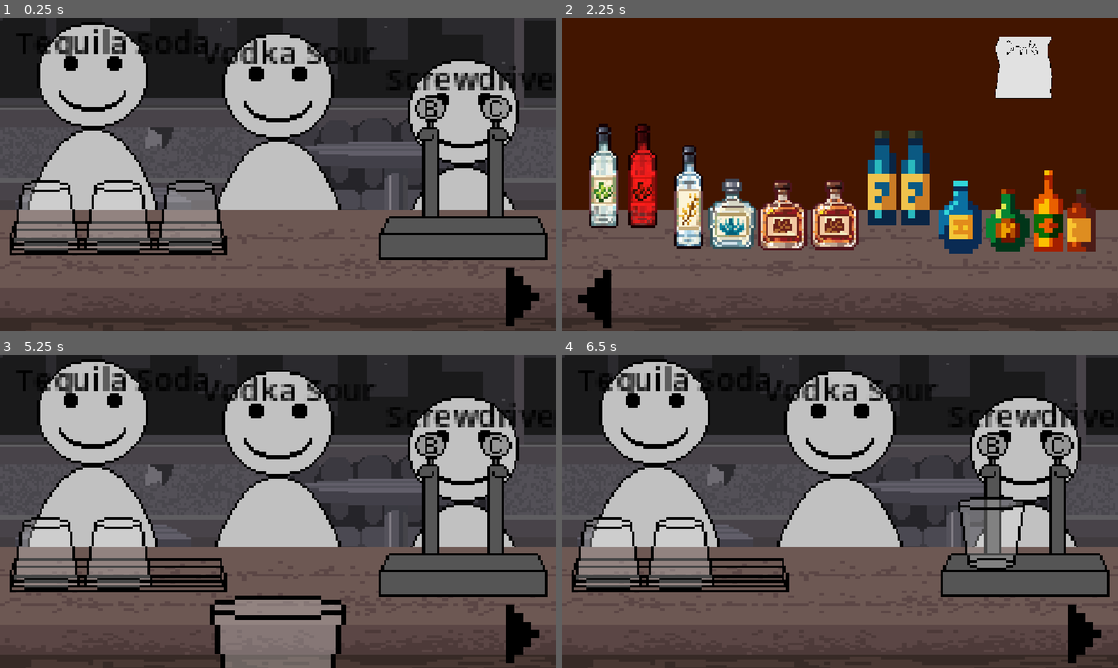
Above: before the commit, frames 1-4 (two rows, left to right).
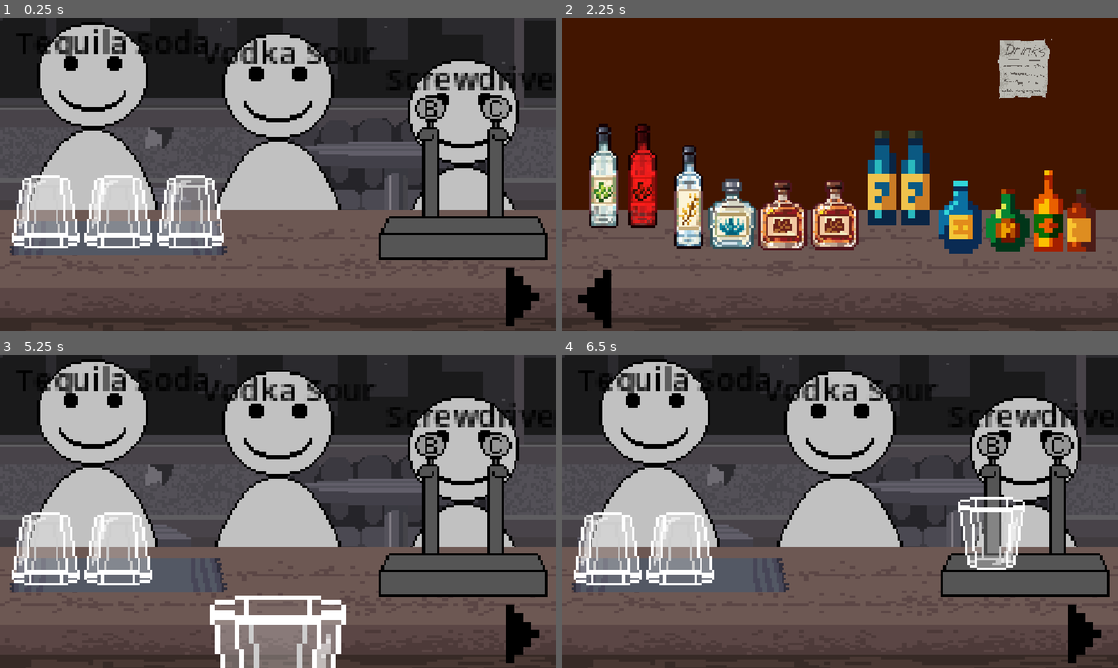
Above: after the commit, the same moments.

Repository: MJw0lf/ShiftGameJam
Game: Godot game, scene res://Scenes/test_scene.tscn
Same seed, same stepped clock (60 frames per second), same inputs: the game is played once before the commit and once after it.
Inputs (mouse positions are in pixels of both pictures, inside the frame that each line leads up to):
- Up to frame 1 (0.25 s): no input
- Up to frame 2 (2.25 s): click (1084, 296) at 0.5 s; click (595, 299) at 1.25 s; click (1084, 296) at 2 s
- Up to frame 3 (5.25 s): click (33, 636) at 2.75 s; click (522, 633) at 3.5 s; click (33, 636) at 4.25 s; tap Enter (ui_accept) at 5 s; move the mouse to (116, 555) at 5.02 s; click (116, 555) at 5.1 s
- Up to frame 4 (6.5 s): tap Enter (ui_accept) at 5.27, 5.75, 6.02 s; move the mouse to (984, 561) at 5.77 s; click (984, 561) at 5.85 s

The runs differ from the first frame. In frame 1, 5.5% of the frame differs, in the area x 1-41%, y 50-76%; in frame 2, 1.9%; in frame 3, 7.9%, in the area x 1-63%, y 50-100%; in frame 4, 6.1%.

Commit message:
updated some placeholders

Diff:
--- a/Objects/drink_menu.tscn
+++ b/Objects/drink_menu.tscn
@@ -1,13 +1,13 @@
 [gd_scene format=3 uid="uid://bttx5dp2tub24"]
 
-[ext_resource type="Texture2D" uid="uid://d1cqtujjdvynd" path="res://Textures/Placeholder/DrinkMenu.png" id="1_4cu80"]
+[ext_resource type="Texture2D" uid="uid://di1euxewnkbus" path="res://Textures/objects/DrinkMenu.png" id="1_a8ayx"]
 [ext_resource type="Script" uid="uid://b5j7pqs0kijh8" path="res://Scripts/drink_menu_controller.gd" id="2_a8ayx"]
 
 [sub_resource type="RectangleShape2D" id="RectangleShape2D_nk0g4"]
 size = Vector2(118, 128)
 
 [node name="DrinkMenu" type="Sprite2D" unique_id=337659513]
-texture = ExtResource("1_4cu80")
+texture = ExtResource("1_a8ayx")
 script = ExtResource("2_a8ayx")
 
 [node name="Area2D" type="Area2D" parent="." unique_id=1069982281]
--- a/Objects/glass.tscn
+++ b/Objects/glass.tscn
@@ -1,8 +1,8 @@
 [gd_scene format=3 uid="uid://b20xoqtvnilm8"]
 
-[ext_resource type="Texture2D" uid="uid://d00qreoucla2g" path="res://Textures/Placeholder/GlassEmpty.png" id="1_x6wxr"]
+[ext_resource type="Texture2D" uid="uid://q6c4ho56unpb" path="res://Textures/objects/GlassEmpty.png" id="1_wdcnx"]
 [ext_resource type="Script" uid="uid://cwhloojxav35f" path="res://Scripts/glass_controller.gd" id="2_wdcnx"]
 
 [node name="GlassEmpty" type="Sprite2D" unique_id=537727585 groups=["Drink"]]
-texture = ExtResource("1_x6wxr")
+texture = ExtResource("1_wdcnx")
 script = ExtResource("2_wdcnx")
--- a/Objects/glass_rack.tscn
+++ b/Objects/glass_rack.tscn
@@ -1,35 +1,35 @@
 [gd_scene format=3 uid="uid://bu0t37vw4fqcx"]
 
-[ext_resource type="Texture2D" uid="uid://c7ik5tpcyrs7h" path="res://Textures/Placeholder/GlassRack.png" id="1_nhftb"]
-[ext_resource type="Texture2D" uid="uid://d00qreoucla2g" path="res://Textures/Placeholder/GlassEmpty.png" id="2_a73oo"]
+[ext_resource type="Texture2D" uid="uid://dyw82lwq6kjy0" path="res://Textures/objects/GlassRack.png" id="1_bdll1"]
 [ext_resource type="Script" uid="uid://gvmphbwrbmw3" path="res://Scripts/glass_rack_controller.gd" id="2_bdll1"]
+[ext_resource type="Texture2D" uid="uid://q6c4ho56unpb" path="res://Textures/objects/GlassEmpty.png" id="4_6esux"]
 
 [sub_resource type="RectangleShape2D" id="RectangleShape2D_nk0g4"]
 size = Vector2(90, 31)
 
 [node name="GlassRack" type="Sprite2D" unique_id=1347275548]
-texture = ExtResource("1_nhftb")
+texture = ExtResource("1_bdll1")
 script = ExtResource("2_bdll1")
 
 [node name="GlassEmpty1" type="Sprite2D" parent="." unique_id=1953711604]
-position = Vector2(-30, -9)
+position = Vector2(-30, -11)
 rotation = 3.1415927
-texture = ExtResource("2_a73oo")
+texture = ExtResource("4_6esux")
 
 [node name="GlassEmpty2" type="Sprite2D" parent="." unique_id=2073667028]
-position = Vector2(0, -9)
+position = Vector2(0, -11)
 rotation = 3.1415927
-texture = ExtResource("2_a73oo")
+texture = ExtResource("4_6esux")
 
 [node name="GlassEmpty3" type="Sprite2D" parent="." unique_id=1624530609]
-position = Vector2(30, -9)
+position = Vector2(30, -11)
 rotation = 3.1415927
-texture = ExtResource("2_a73oo")
+texture = ExtResource("4_6esux")
 
 [node name="Area2D" type="Area2D" parent="." unique_id=1626407135]
 
 [node name="CollisionShape2D" type="CollisionShape2D" parent="Area2D" unique_id=857915151]
-position = Vector2(0, -8.5)
+position = Vector2(0, -11)
 shape = SubResource("RectangleShape2D_nk0g4")
 
 [connection signal="mouse_entered" from="Area2D" to="." method="_on_mouse_entered"]
Binary file added: Textures/objects/DrinkMenu.aseprite
Binary file added: Textures/objects/DrinkMenu.png
Not shown, added: Textures/objects/DrinkMenu.png.import
Binary file added: Textures/objects/GlassEmpty.aseprite
Binary file added: Textures/objects/GlassEmpty.png
Not shown, added: Textures/objects/GlassEmpty.png.import
Binary file added: Textures/objects/GlassRack.aseprite
Binary file added: Textures/objects/GlassRack.png
Not shown, added: Textures/objects/GlassRack.png.import
Binary file added: Textures/objects/Taps.aseprite
